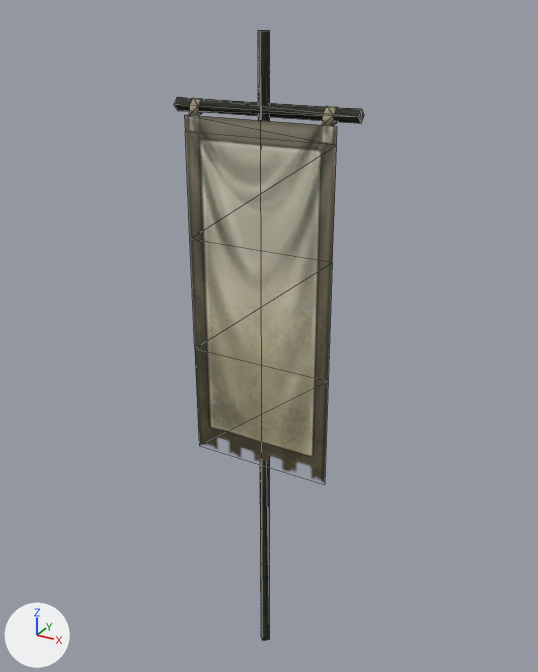
An edit to the FBX model SongsBiuld/Assets/港口/旗子.fbm/旗子.FBX, drawn before and after from the same camera.
One viewpoint serves both versions: a 50 mm camera at (12.41, -27.04, 4.53) aimed at (10.21, -23.04, 2.53). The axes (+X, +Y, +Z) are drawn at lower left. The lights are the same throughout. Mesh edges are drawn as thin lines. Where no turn or scale is listed for an object, it has been applied to the vertices.

Objects in the first picture: 'element3ds_com_ca_thing_misc073_001'.
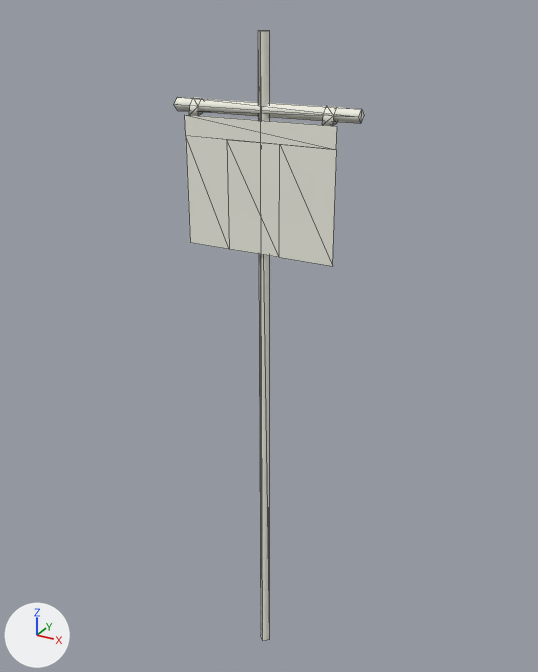
The newer file is also rescaled (x0.1), turned or shifted as a whole; pictures and numbers use the older file's frame.

Pixel boxes [x1, y1, x2, y2] of what changed, in the pictures (538 x 672 px; the box of a moved part takes in the faces that stretch with it):
```json
{"object": "element3ds_com_ca_thing_misc073_001", "change": "surface changed, reshaped", "before": [174, 30, 364, 641], "after": [174, 30, 364, 641]}
{"part": 1, "of": "me_mesh", "change": "moved or reshaped", "before": [185, 115, 337, 483], "after": [185, 115, 337, 266]}
```

Edits to the scene script, one JSON object a line:
```json
{"op": "remove", "block": "mat_elemenery3dsmaterial1", "code": "mat_elemenery3dsmaterial1.texture = img_ca_thing_misc070_2_png  # with its transparency"}
{"op": "add", "block": "mat_elemenery3dsmaterial1", "code": "mat_elemenery3dsmaterial1.base_color = (0.882, 0.882, 0.784)  # white #f1f1e5"}
{"block": "me_mesh", "where": "# used by ob_element3ds_com_ca_thing_misc073_001; location = (10.249, -23.173, 2.211)"}
{"op": "remove", "block": "me_mesh", "code": "me_mesh.from_pydata(...)  # 46 vertices, 50 faces; spans x -0.6..0.6, y -0.05..0.05, z -2.21..2.21"}
{"op": "add", "block": "me_mesh", "code": "me_mesh.from_pydata(...)  # 48 vertices, 50 faces; spans x -0.6..0.6, y -0.05..0.05, z -2.21..2.21"}
{"block": "me_mesh", "change": "me_mesh part 1"}
{"block": "me_mesh", "change": "4 vertices are removed from x -0.52..0.48, y -0.05, z -0.58..0.97"}
{"block": "me_mesh", "change": "6 faces are deleted"}
{"block": "me_mesh", "change": "4 vertices move from x -0.52..0.48, y -0.05, z 0.19..1.64 to x -0.52..0.48, y -0.05, z 0.94..1.61"}
{"block": "me_mesh", "change": "6 vertices are added at (-0.22, -0.05, 0.94), (0.13, -0.05, 1.61), (0.48, -0.05, 0.94), (0.48, -0.05, 1.61), (-0.52, -0.05, 1.61), (-0.52, -0.05, 0.94)"}
{"block": "me_mesh", "change": "6 new faces join them"}
```
